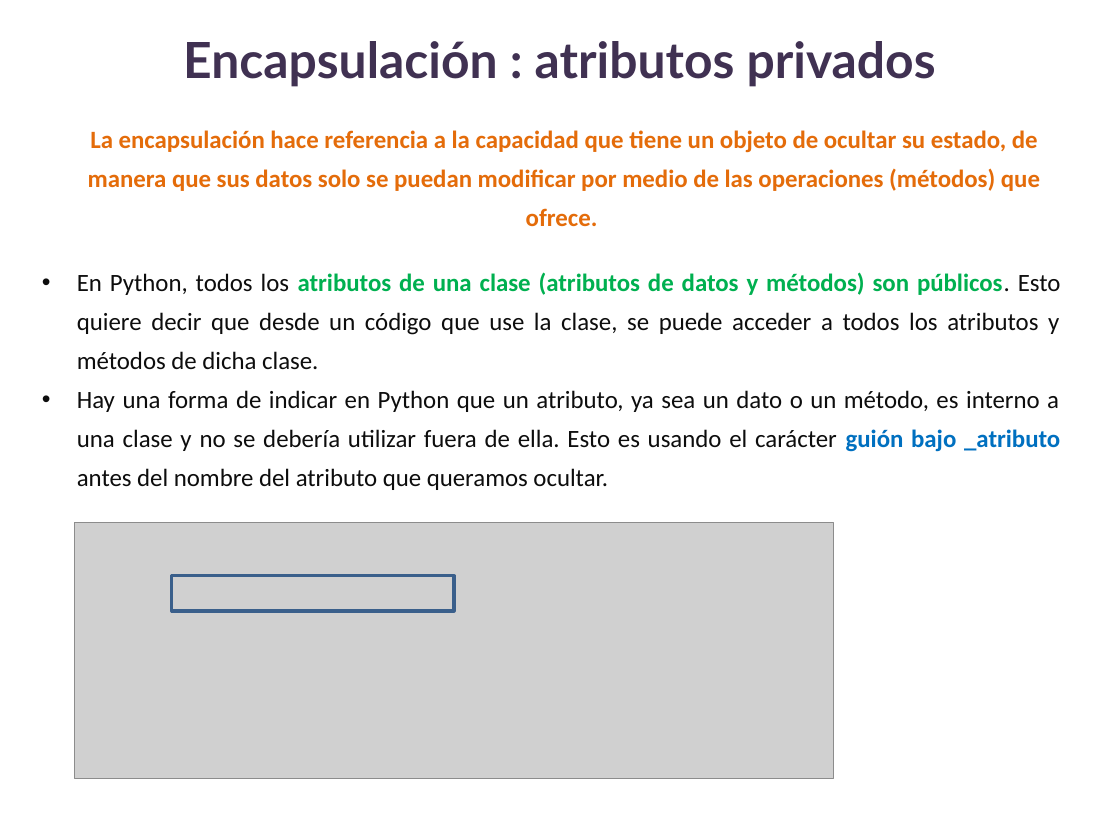
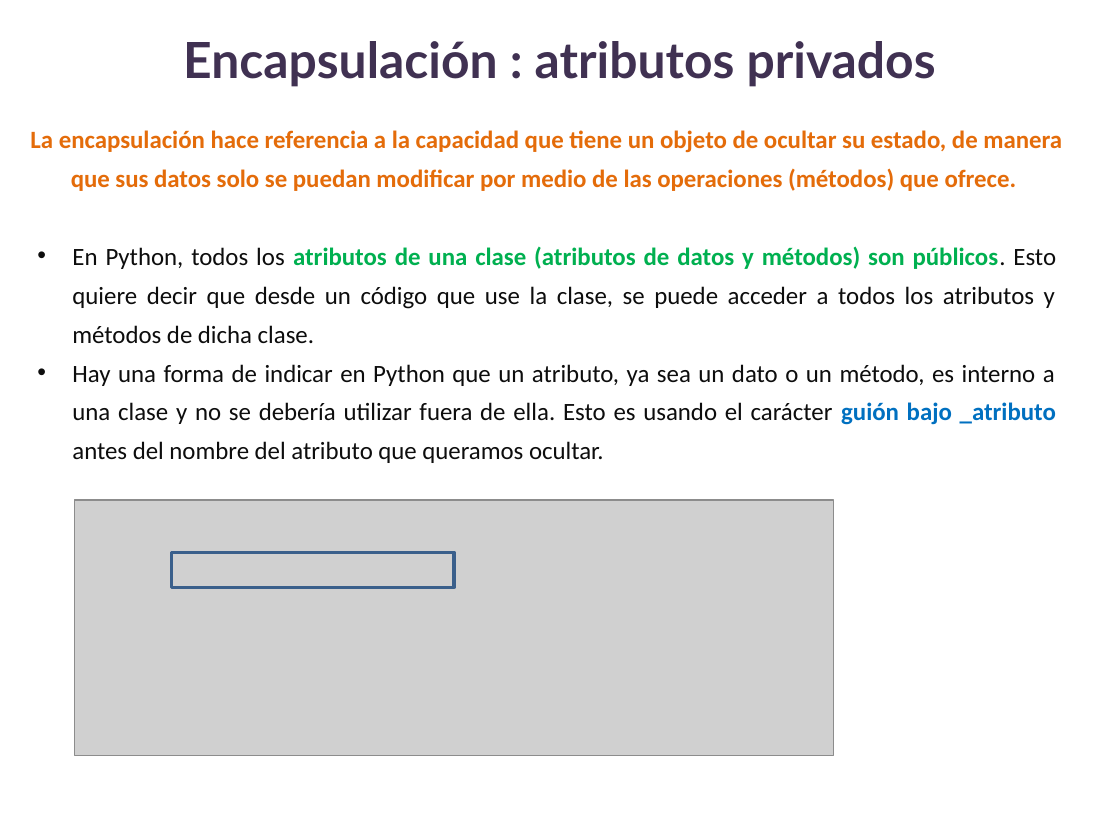
Before and after one commit to lizetheP/Analitica, a slide deck: slide 4 of CalendarioAgo25/presentaciones/15_POO_Encapsulamiento.pptx (slide 3 before the commit). Drawn at 1120x840 pixels with LibreOffice and Linux fonts; fonts in the diff are those of the drawing; grey boxes stand for pictures. Boxes give left, top, right and bottom in pixels: in the first picture for what was removed or moved away, otherwise in the second. Text is boxed around its words. In the diff, an @@ line names an element or a change of style, - is before the commit and + after.

```diff
--- a/CalendarioAgo25/presentaciones/15_POO_Encapsulamiento.pptx
+++ b/CalendarioAgo25/presentaciones/15_POO_Encapsulamiento.pptx
@@ text "La encapsulación hace referencia a ..." rewrapped from [88, 130, 1040, 227] to [30, 130, 1062, 191] @@
@@ text "En Python, todos los atributos ...": place and size @@
-text "En Python, todos los atributos ..." at [77, 272, 1061, 490]
+text "En Python, todos los atributos ..." at [72, 246, 1056, 463]
@@ picture: place and size @@
-picture at [75, 523, 833, 778]
+picture at [75, 500, 833, 755]
@@ rectangle: place and size @@
-rectangle at [171, 576, 454, 610]
+rectangle at [171, 552, 454, 587]
```
Also in this commit, not shown: 1 other slide changed, 1 slide added, 3 other files.
